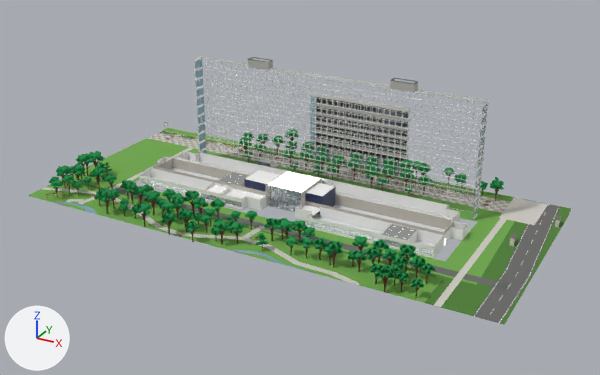
An edit to the FBX model unity/KatsushikaCampusDays/Assets/Models/Interiors/research1.fbx, drawn before and after from the same camera.
One viewpoint serves both versions: a camera (50 mm lens) standing at (152.0, -247.0, 143.0) and looking at (5.0, 21.0, 9.0). The lights are fixed; the arrows at lower left show +X, +Y and +Z. The older version comes first. Where no turn or scale is listed for an object, it has been applied to the vertices.

Script lines for the objects in view, before the commit:
```python
ob_ext_research1 = bpy.data.objects.new('ext_research1', me_ext_research1)
ob_ext_research1.location = (0.0, 0.0, 0.0)
ob_ext_research1_trees = bpy.data.objects.new('ext_research1_trees', me_ext_research1_trees)
ob_ext_research1_trees.location = (0.0, 0.0, 0.0)
ob_wall_research1 = bpy.data.objects.new('wall_research1', me_wall_research1)
ob_wall_research1.location = (0.0, 0.0, 0.0)
# also in view: 'floor_research1' at (0.0, 25.0, 2.0)
```
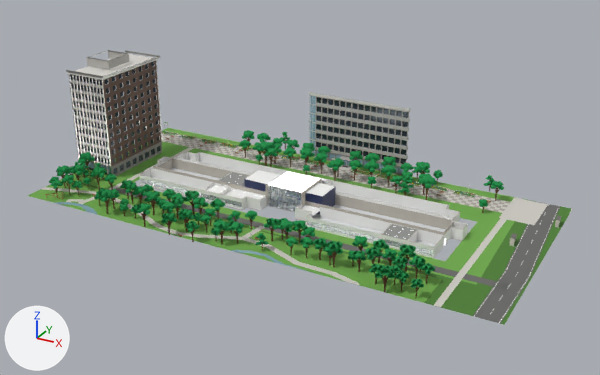
Location of each change, [x1, y1, x2, y2] in pixels of the pictures (600 x 375 px; the box of a moved part takes in the faces that stretch with it):
'ext_research1', reshaped: before [28, 57, 572, 325]; after [28, 50, 572, 325]
'ext_research1_trees', reshaped: before [49, 129, 504, 298]; after [49, 130, 504, 298]
part 1 of me_ext_research1_trees, deleted: before [81, 129, 499, 196]
part 2 of me_ext_research1_trees, moved or reshaped: before [239, 129, 504, 195]; after [239, 130, 504, 213]
part 3 of me_ext_research1_trees, moved or reshaped: before [49, 151, 429, 298]; after [49, 152, 429, 298]
part 4 of me_ext_research1, deleted: before [194, 57, 489, 220]
part 5 of me_ext_research1, built on: before [154, 130, 393, 179]; after [66, 50, 415, 185]

The change, as a list of edits to the scene's bpy script:
```text
Add mat_metal_charcoal:
    mat_metal_charcoal = principled_material('metal_charcoal')
    mat_metal_charcoal.base_color = (0.042, 0.051, 0.065)  # dark grey #3a4048
    mat_metal_charcoal.metallic = 0.6
    mat_metal_charcoal.roughness = 0.4
Add mat_brick_red:
    mat_brick_red = principled_material('brick_red')
    mat_brick_red.base_color = (0.13, 0.078, 0.058)  # brown #654f44
    mat_brick_red.roughness = 0.85
Change me_ext_research1_trees:
    used by ob_ext_research1_trees; location = (0.0, 0.0, 0.0)
    remove me_ext_research1_trees.from_pydata(...)  # 18307 vertices, 16509 faces; spans x -101.0..75.0, y -27.0..80.0, z 0.0..12.0
    add me_ext_research1_trees.from_pydata(...)  # 18578 vertices, 16818 faces; spans x -104.0..75.0, y -27.0..79.0, z 0.0..12.0
    me_ext_research1_trees part 1: 175 loose pieces with 1931 vertices, spanning x -96.0..72.0, y 0.0..80.0, z 0.0..11.0, are deleted
    me_ext_research1_trees part 2: 615 vertices moved within x -50.0..74.0, y 51.0..76.0, z 0.0..10.0; 2002 vertices removed from x -51.0..74.0, y 48.0..78.0, z 0.0..10.0; 3867 vertices added at x -55.0..75.0, y 48.0..79.0, z 0.0..12.0
    me_ext_research1_trees part 3: 509 vertices moved within x -99.0..73.0, y -24.0..8.0, z 0.0..10.0; 441 vertices removed from x -98.0..-82.0, y -2.0..10.0, z 0.0..12.0; 561 vertices added at x -98.0..-82.0, y -1.0..9.0, z 0.0..11.0
    other edits to the shape of me_ext_research1_trees do not show in these pictures
Change me_ext_research1:
    used by ob_ext_research1; location = (0.0, 0.0, 0.0)
    remove me_ext_research1.from_pydata(...)  # 14949 vertices, 7613 faces; spans x -101.0..102.0, y -24.0..73.0, z 0.0..52.0
    add me_ext_research1.from_pydata(...)  # 10883 vertices, 6017 faces; spans x -101.0..102.0, y -24.0..73.0, z 0.0..49.0
    me_ext_research1 part 4: 618 loose pieces with 5434 vertices, spanning x -61.0..71.0, y 43.0..53.0, z 0.0..52.0, are deleted
    me_ext_research1 part 5: 51 vertices moved within x -100.0..48.0, y 56.0..67.0, z 0.0..4.0; 8 vertices removed from x -33.0..-26.0, y 48.0..56.0, z 0.0; 1368 vertices added at x -101.0..-29.0, y 7.0..59.0, z 0.0..49.0
    other edits to the shape of me_ext_research1 do not show in these pictures
    remove me_ext_research1.materials.append(mat_louver_white)  # white #edede8
    remove me_ext_research1.materials.append(mat_bin_green)  # dark green #296638
    remove me_ext_research1.materials.append(mat_vending_red)  # red #c21918
    remove me_ext_research1.materials.append(mat_vending_blue)  # blue #1054b8
    add me_ext_research1.materials.append(mat_brick_red)  # brown #654f44
    add me_ext_research1.materials.append(mat_metal_charcoal)  # dark grey #3a4048
```
